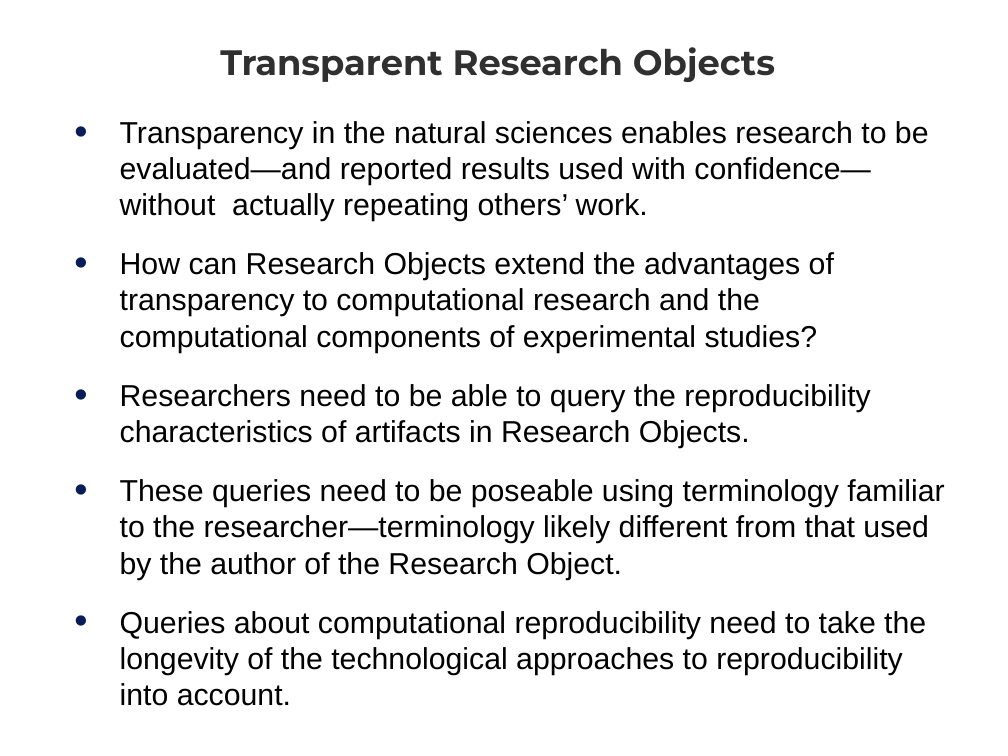
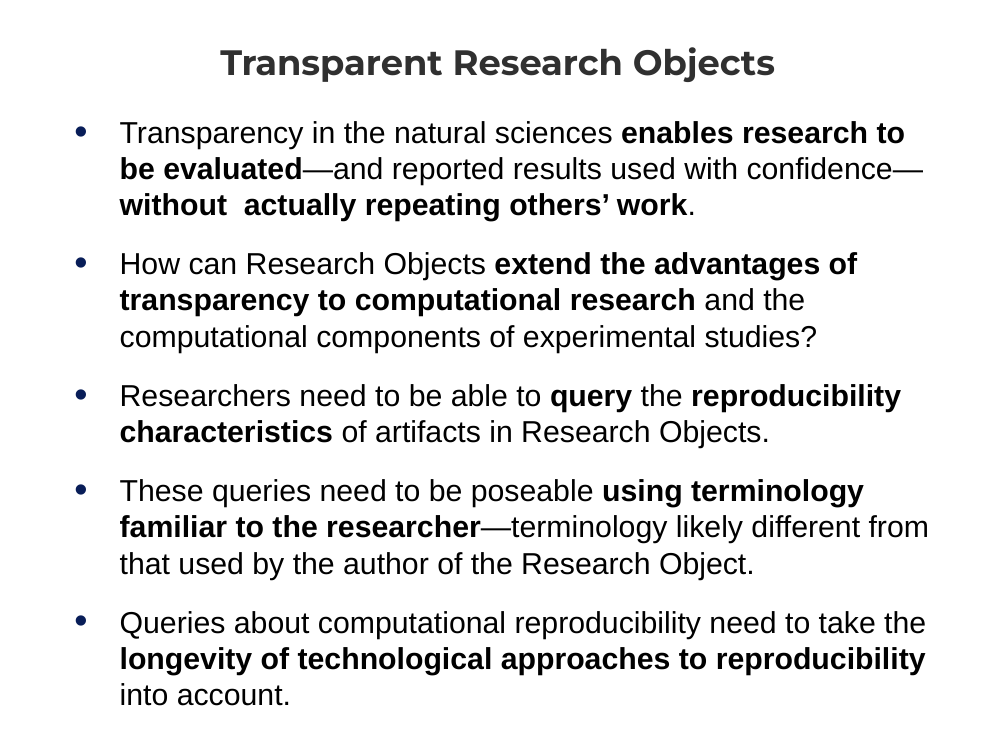
Before and after one commit to whole-tale/reproducibility-components, a slide deck: slide 19 of ro2019/presentation/reproducibility_by_other_means_presentation.ppt. Drawn at 1008x756 pixels with LibreOffice and Linux fonts; fonts in the diff are those of the drawing. Boxes give left, top, right and bottom in pixels: in the first picture for what was removed or moved away, otherwise in the second. Text is boxed around its words. In the diff, an @@ line names an element or a change of style, - is before the commit and + after.

```diff
--- a/ro2019/presentation/reproducibility_by_other_means_presentation.ppt
+++ b/ro2019/presentation/reproducibility_by_other_means_presentation.ppt
@@ text at [120,121,929,580]: bold on in "enables research to be evaluated—and confidence—without actu ...", "extend the advantages of transparency to computational ...", "query reproducibility characteristics", "using terminology familiar to the researcher—terminology" @@
@@ text at [120,611,926,706]: text changed @@
-• Queries about computational reproducibility need to take the longevity of the technological approaches to reproducibility into account.
+• Queries about computational reproducibility need to take the longevity of technological approaches to reproducibility into account.
```
Also in this commit, not shown: 7 other slides changed, 1 other file.
